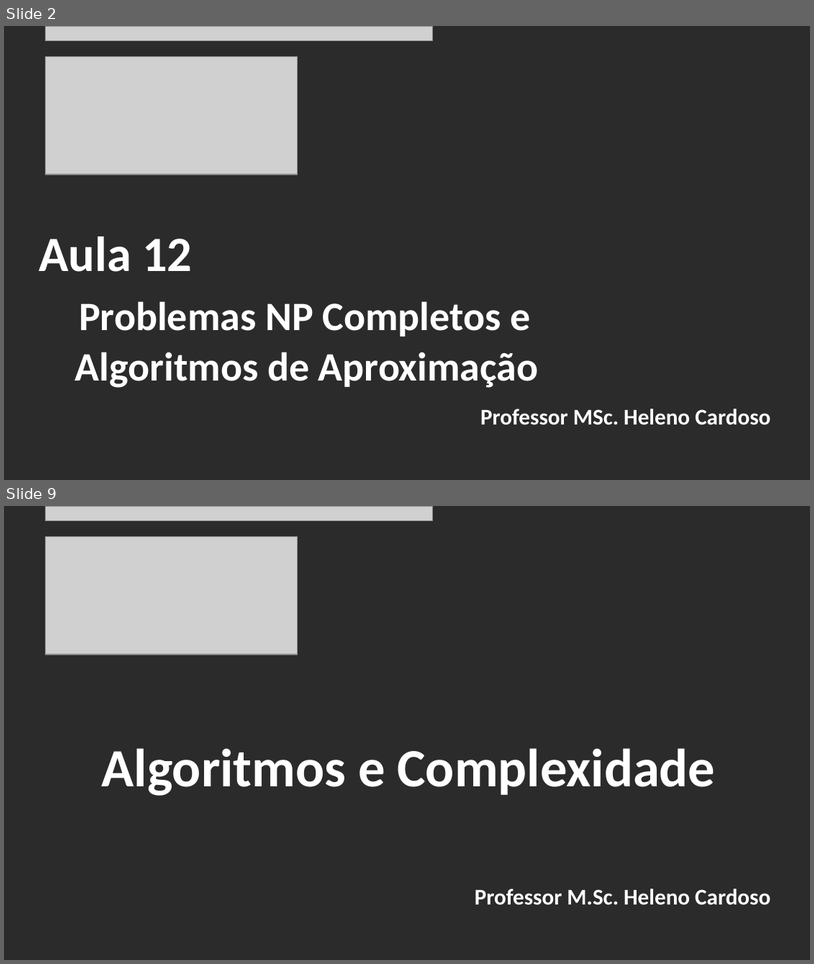
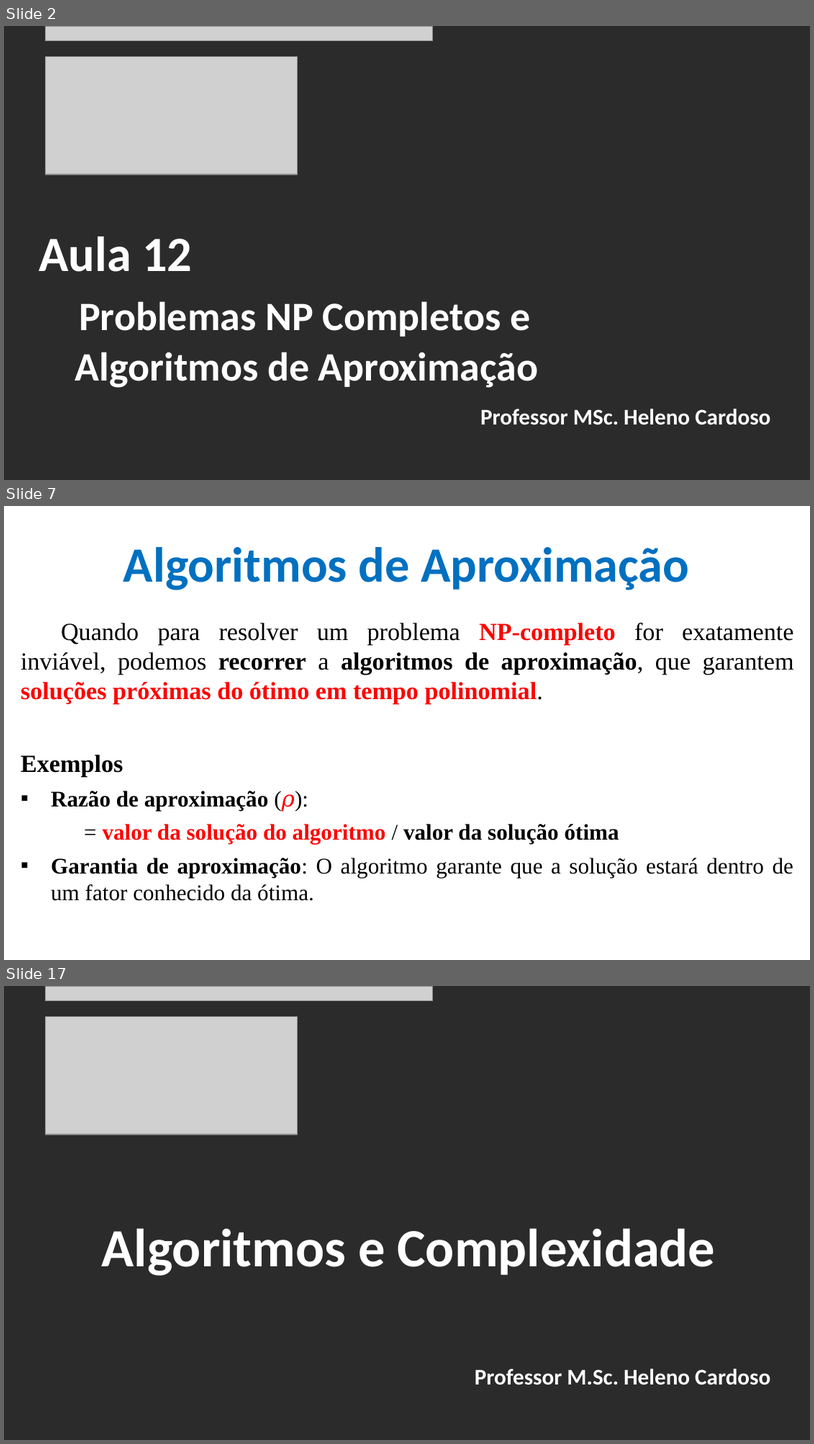
Before and after one commit to CloudEducationBrazil/WydenAlgoritmosEComplexidade, a slide deck: 01 Classes/Aula 12 - Algoritmos e Complexidade - Problemas NP Completos e Algoritmos de Aproximação.pptx. Shown one above the other, each under a label of ours: slides 2 and 9 before the commit, slides 2, 7 and 17 after it; the slides between them are not shown. The pictures are 814x964 and 814x1444 pixels, drawn with LibreOffice and Linux fonts; fonts in the diff are those of the drawing; grey boxes stand for pictures; background and template pictures are left out; a plain dark background stands for a picture behind light text. Boxes give left, top, right and bottom in pixels: in the first picture for what was removed or moved away, otherwise in the second. Text is boxed around its words. In the diff, an @@ line names an element or a change of style, - is before the commit and + after.

```diff
--- a/01 Classes/Aula 12 - Algoritmos e Complexidade - Problemas NP Completos e Algoritmos de Aproximação.pptx
+++ b/01 Classes/Aula 12 - Algoritmos e Complexidade - Problemas NP Completos e Algoritmos de Aproximação.pptx
@@ slide 7 added at [4, 506, 810, 960], background picture (left out) @@
@@ title added at [124, 547, 689, 590], 44 pt, text #0070C0, bold @@
+Algoritmos de Aproximação
@@ text added at [21, 623, 795, 901], 22 pt, text #000000, bold @@
+Quando para resolver um problema NP-completo for exatamente inviável, podemos recorrer a algoritmos de aproximação, que garantem soluções próximas do ótimo em tempo polinomial.
+Exemplos
+▪ Razão de aproximação (𝜌):
+𝜌 = valor da solução do algoritmo / valor da solução ótima
+▪ Garantia de aproximação: O algoritmo garante que a solução estará dentro de um fator conhecido da ótima.
@@ what was slide 9 is now slide 17 @@
```
Also in this commit, not shown: 6 slides changed, 7 other slides added.
